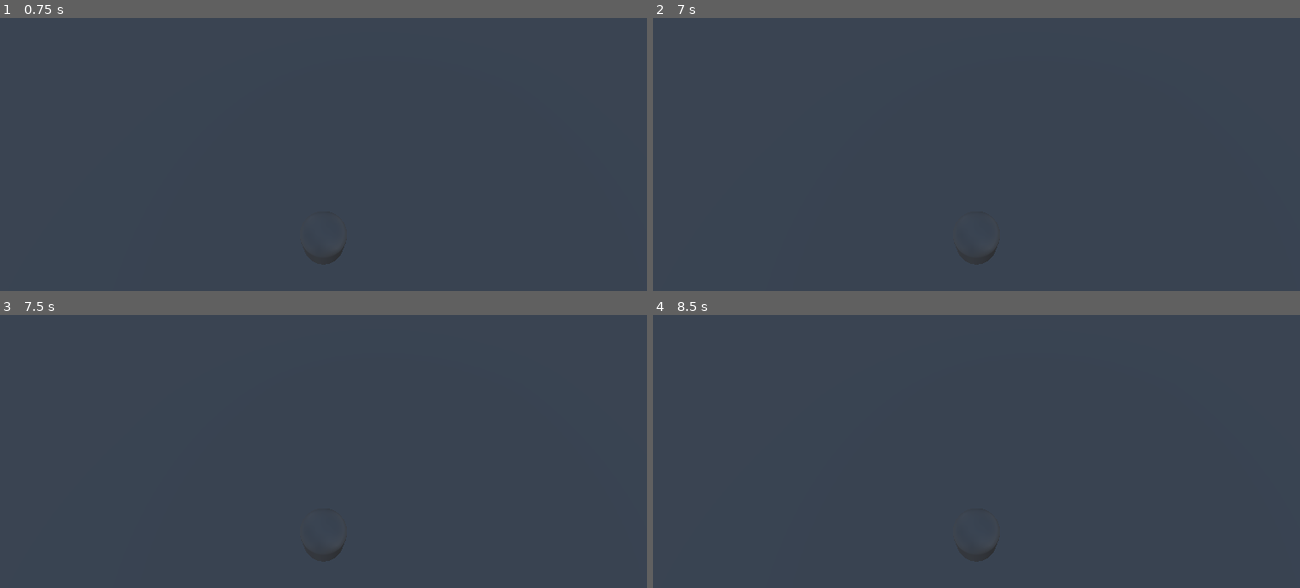
Above: before the commit, frames 1-4 (two rows, left to right).
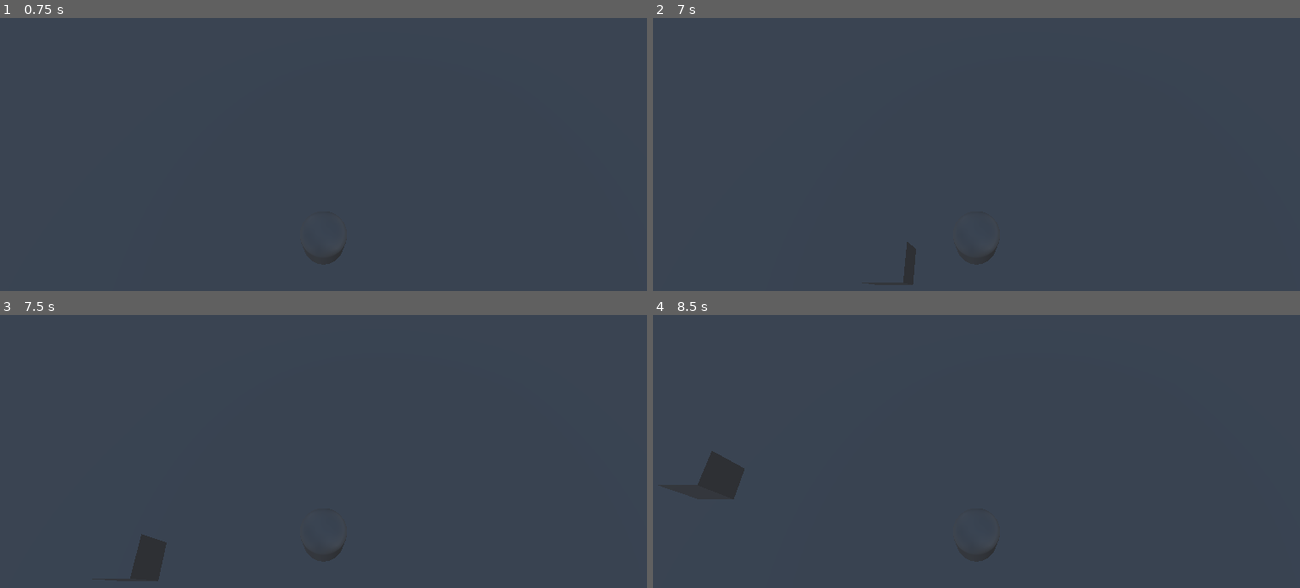
Above: after the commit, the same moments.

Repository: dima101130/Nuke-Floppa
Game: Godot game, scene res://world.tscn
Two runs of this game, one before a commit and one after it. Both use one fixed random seed, a clock stepped at 60 frames per second and the inputs below. The project has no main scene, so this scene is started directly.
Inputs:
- Up to frame 1 (0.75 s): tap Enter at 0.5 s; hold W (forward) from 0.53 s (still down)
- Up to frame 2 (7 s): tap Space (jump) at 0.77, 1.52, 2, 3.02, 3.77, 4.52, 6.02, 6.77 s; release W (forward) at 2.03 s; hold A (left) 2.03-3.53 s; hold S (backward) 3.53-4.28 s; hold D (right) 4.28-5.03 s; hold W (forward) 5.03-5.78 s; hold D (right) from 5.78 s (still down)
- Up to frame 3 (7.5 s): keep holding D (right)
- Up to frame 4 (8.5 s): tap Space (jump) at 7.52 s; release D (right) at 8.03 s; hold S (backward) from 8.03 s (still down)

Frame 1 is identical in both runs. In frame 2, 0.2% of the frame differs, in the area x 38-41%, y 82-98%; in frame 3, 0.7%; in frame 4, 0.8%, in the area x 6-15%, y 49-68%.

Commit message:
Cubes and climb fix

Diff:
--- a/player.tscn
+++ b/player.tscn
@@ -10,7 +10,6 @@
 script = ExtResource("1_f3obh")
 
 [node name="Camera3D" type="Camera3D" parent="."]
-
 transform = Transform3D(1, 0, 0, 0, 0.34202, 0.939693, 0, -0.939693, 0.34202, 0, 5.65314, 1.26592)
 
 [node name="CollisionShape3D" type="CollisionShape3D" parent="."]
--- a/world.tscn
+++ b/world.tscn
@@ -11,18 +11,22 @@
 background_mode = 2
 sky = SubResource("Sky_tr7dn")
 
+[sub_resource type="BoxMesh" id="BoxMesh_olsjn"]
+
+[sub_resource type="BoxShape3D" id="BoxShape3D_qvp0y"]
+
 [node name="World" type="Node3D"]
 
 [node name="WorldEnvironment" type="WorldEnvironment" parent="."]
 environment = SubResource("Environment_ht6n3")
 
 [node name="CSGBox3D3" type="CSGBox3D" parent="."]
-transform = Transform3D(0.999996, -0.00101875, 0.00282914, 0.00279067, 0.664818, -0.747001, -0.00111985, 0.747005, 0.664817, -0.551494, 17.8531, -64.5467)
+transform = Transform3D(0.999996, -0.00101875, 0.00282914, 0.00202801, 0.923166, -0.384399, -0.00222016, 0.384402, 0.923163, -0.474262, 19.8355, -94.6506)
 use_collision = true
-size = Vector3(108.053, 1.46143, 50.42)
+size = Vector3(108.053, 1.46143, 100.727)
 
 [node name="CSGBox3D2" type="CSGBox3D" parent="."]
-transform = Transform3D(1, 0, 0, 0, 1, 0, 0, 0, 1, -0.508881, 37.1626, -106.342)
+transform = Transform3D(1, 0, 0, 0, 1, 0, 0, 0, 1, 0.883331, 39.4058, -166.416)
 use_collision = true
 size = Vector3(108.053, 1.46143, 50.42)
 
@@ -32,3 +36,30 @@
 
 [node name="Player" parent="." instance=ExtResource("1_ybutk")]
 transform = Transform3D(1, 0, 0, 0, 1, 0, 0, 0, 1, 0, 6.28459, 1.04043)
+
+[node name="RigidBody3D" type="RigidBody3D" parent="."]
+transform = Transform3D(1, 0, 0, 0, 1, 0, 0, 0, 1, 0, 9.0215, -4.9555)
+
+[node name="MeshInstance3D" type="MeshInstance3D" parent="RigidBody3D"]
+mesh = SubResource("BoxMesh_olsjn")
+
+[node name="CollisionShape3D" type="CollisionShape3D" parent="RigidBody3D"]
+shape = SubResource("BoxShape3D_qvp0y")
+
+[node name="RigidBody3D2" type="RigidBody3D" parent="."]
+transform = Transform3D(1, 0, 0, 0, 1, 0, 0, 0, 1, 0, 9.0215, -21.9478)
+
+[node name="MeshInstance3D" type="MeshInstance3D" parent="RigidBody3D2"]
+mesh = SubResource("BoxMesh_olsjn")
+
+[node name="CollisionShape3D" type="CollisionShape3D" parent="RigidBody3D2"]
+shape = SubResource("BoxShape3D_qvp0y")
+
+[node name="RigidBody3D3" type="RigidBody3D" parent="."]
+transform = Transform3D(1, 0, 0, 0, 1, 0, 0, 0, 1, -0.681356, 10.216, -39.1202)
+
+[node name="MeshInstance3D" type="MeshInstance3D" parent="RigidBody3D3"]
+mesh = SubResource("BoxMesh_olsjn")
+
+[node name="CollisionShape3D" type="CollisionShape3D" parent="RigidBody3D3"]
+shape = SubResource("BoxShape3D_qvp0y")
Not shown: 1 places in world.tscn that only renumber resources
